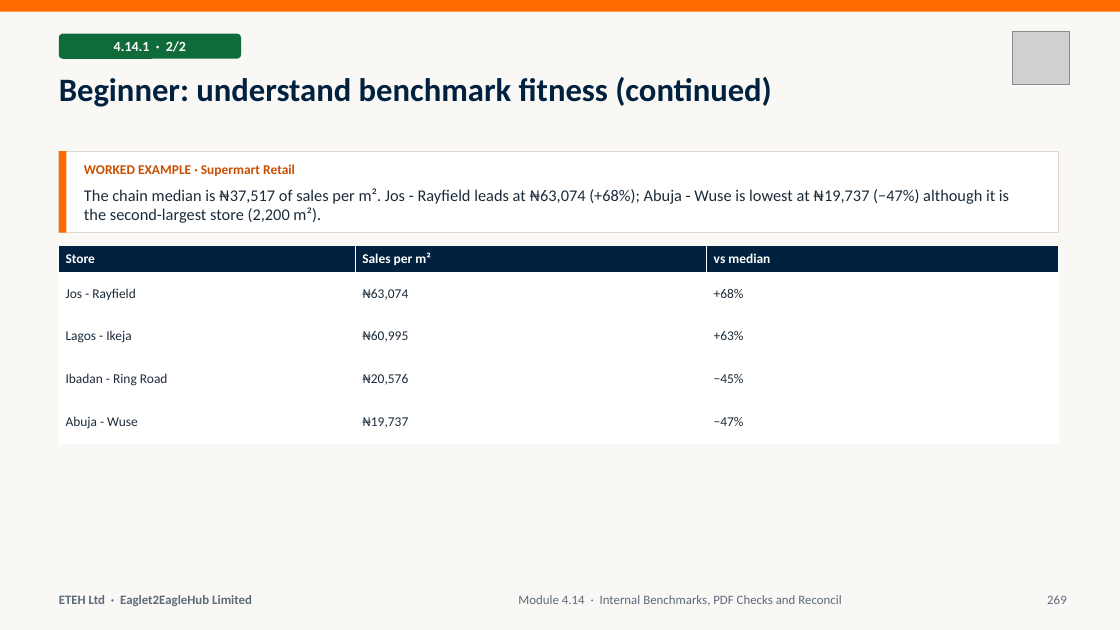
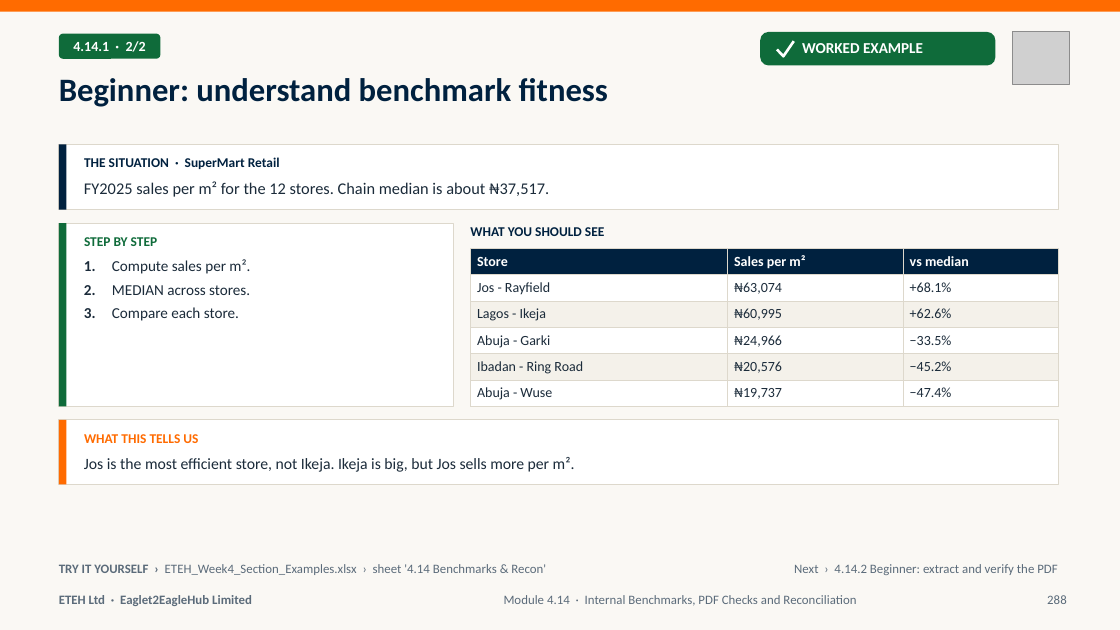
Before and after one commit to MaxiKen/ETEH, a slide deck: slide 288 of ETEH_Bootcamp_Pack/ETEH_Vol4_Week4_Stats_Forecast_AI_Slides.pptx (slide 269 before the commit). Drawn at 1120x630 pixels with LibreOffice and Linux fonts; fonts in the diff are those of the drawing; grey boxes stand for pictures. Boxes give left, top, right and bottom in pixels: in the first picture for what was removed or moved away, otherwise in the second. Text is boxed around its words. In the diff, an @@ line names an element or a change of style, - is before the commit and + after.

Commit message:
v2 slides: Modules 4.11-4.14 (Volume 4 complete); Week 4 workbook text fixes; V3 store-count fix

```diff
--- a/ETEH_Bootcamp_Pack/ETEH_Vol4_Week4_Stats_Forecast_AI_Slides.pptx
+++ b/ETEH_Bootcamp_Pack/ETEH_Vol4_Week4_Stats_Forecast_AI_Slides.pptx
@@ text "4.14.1 · 2/2": place and size @@
-text "4.14.1 · 2/2" at box(114, 41, 186, 52)
+text "4.14.1 · 2/2" at box(73, 41, 146, 52)
@@ rounded rectangle: place and size @@
-rounded rectangle at box(59, 34, 241, 59)
+rounded rectangle at box(59, 34, 160, 59)
@@ rounded rectangle added at box(760, 32, 996, 66), fill #0F6B3A @@
@@ freeform shape added at box(777, 41, 794, 56), outline #FFFFFF 2.25 pt @@
@@ text at box(802, 43, 923, 53): text changed; size 11.5 to 13 pt; text colour #C94F00 to #FFFFFF @@
-WORKED EXAMPLE · Supermart Retail
+WORKED EXAMPLE
@@ title at box(59, 78, 608, 107): text changed @@
-Beginner: understand benchmark fitness (continued)
+Beginner: understand benchmark fitness
@@ rectangle: place and size @@
-rectangle at box(59, 151, 1059, 233)
+rectangle at box(59, 145, 1059, 210)
@@ rectangle: place and size @@
-rectangle at box(59, 151, 66, 233)
+rectangle at box(59, 145, 66, 210)
@@ rectangle at box(59, 145, 66, 210): fill #FF6B00 to #00213F @@
@@ text added at box(84, 157, 280, 169), 11.5 pt, text #00213F, bold @@
+THE SITUATION · SuperMart Retail
@@ text at box(84, 181, 549, 197): text changed @@
-The chain median is ₦37,517 of sales per m². Jos - Rayfield leads at ₦63,074 (+68%); Abuja - Wuse is lowest at ₦19,737 (−47%) although it is the second-largest store (2,200 m²).
+FY2025 sales per m² for the 12 stores. Chain median is about ₦37,517.
@@ rectangle added at box(59, 223, 454, 407), fill #FFFFFF, outline #DDD8CC 0.75 pt @@
@@ rectangle added at box(59, 223, 66, 407), fill #0F6B3A @@
@@ text added at box(84, 237, 158, 246), 11.5 pt, text #0F6B3A, bold @@
+STEP BY STEP
@@ text added at box(470, 227, 604, 236), 11.5 pt, text #00213F, bold @@
+WHAT YOU SHOULD SEE
@@ text added at box(84, 259, 250, 321), 13 pt, text #1B2B3A @@
+1. Compute sales per m².
+2. MEDIAN across stores.
+3. Compare each store.
@@ table at box(471, 249, 1059, 407) @@
-row 2: Jos - Rayfield | ₦63,074 | +68%
-row 3: Lagos - Ikeja | ₦60,995 | +63%
-row 4: Ibadan - Ring Road | ₦20,576 | −45%
-row 5: Abuja - Wuse | ₦19,737 | −47%
+row 2: Jos - Rayfield | ₦63,074 | +68.1%
+row 3: Lagos - Ikeja | ₦60,995 | +62.6%
+row 4: Abuja - Garki | ₦24,966 | −33.5%
+row 5: Ibadan - Ring Road | ₦20,576 | −45.2%
+row 6: Abuja - Wuse | ₦19,737 | −47.4%
@@ table: place and size @@
-table at box(59, 245, 1058, 444)
+table at box(471, 249, 1059, 407)
@@ rectangle added at box(59, 420, 1059, 485), fill #FFFFFF, outline #DDD8CC 0.75 pt @@
@@ rectangle added at box(59, 420, 66, 485), fill #FF6B00 @@
@@ text added at box(84, 434, 198, 443), 11.5 pt, text #FF6B00, bold @@
+WHAT THIS TELLS US
@@ text added at box(84, 457, 575, 472), 13.5 pt, text #1B2B3A @@
+Jos is the most efficient store, not Ikeja. Ikeja is big, but Jos sells more per m².
@@ text added at box(59, 564, 546, 575), 11 pt, text #5B6B7A @@
+TRY IT YOURSELF › ETEH_Week4_Section_Examples.xlsx › sheet '4.14 Benchmarks & Recon'
@@ text added at box(794, 564, 1057, 575), 11 pt, text #5B6B7A @@
+Next › 4.14.2 Beginner: extract and verify the PDF
@@ text at box(504, 595, 856, 606): text changed @@
-Module 4.14 · Internal Benchmarks, PDF Checks and Reconcil
+Module 4.14 · Internal Benchmarks, PDF Checks and Reconciliation
@@ text at box(1047, 595, 1067, 604): text changed @@
-269
+288
```
Also in this commit, not shown: 5 other slides changed, 61 slides added, 42 slides removed, 9 other files.
